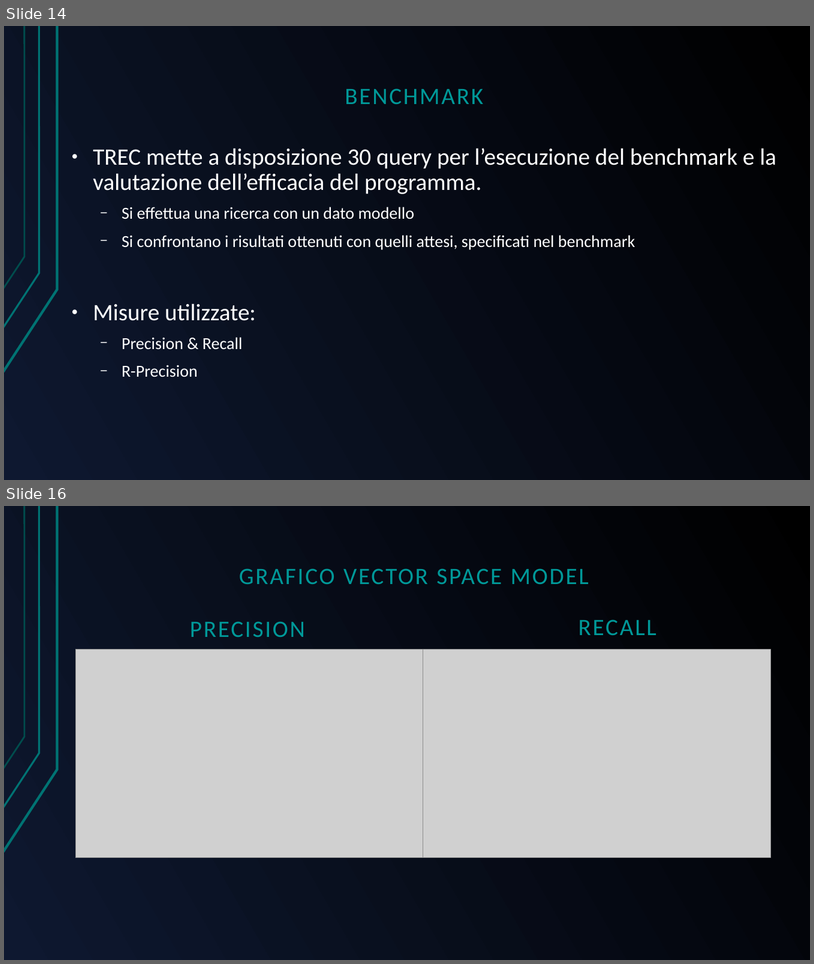
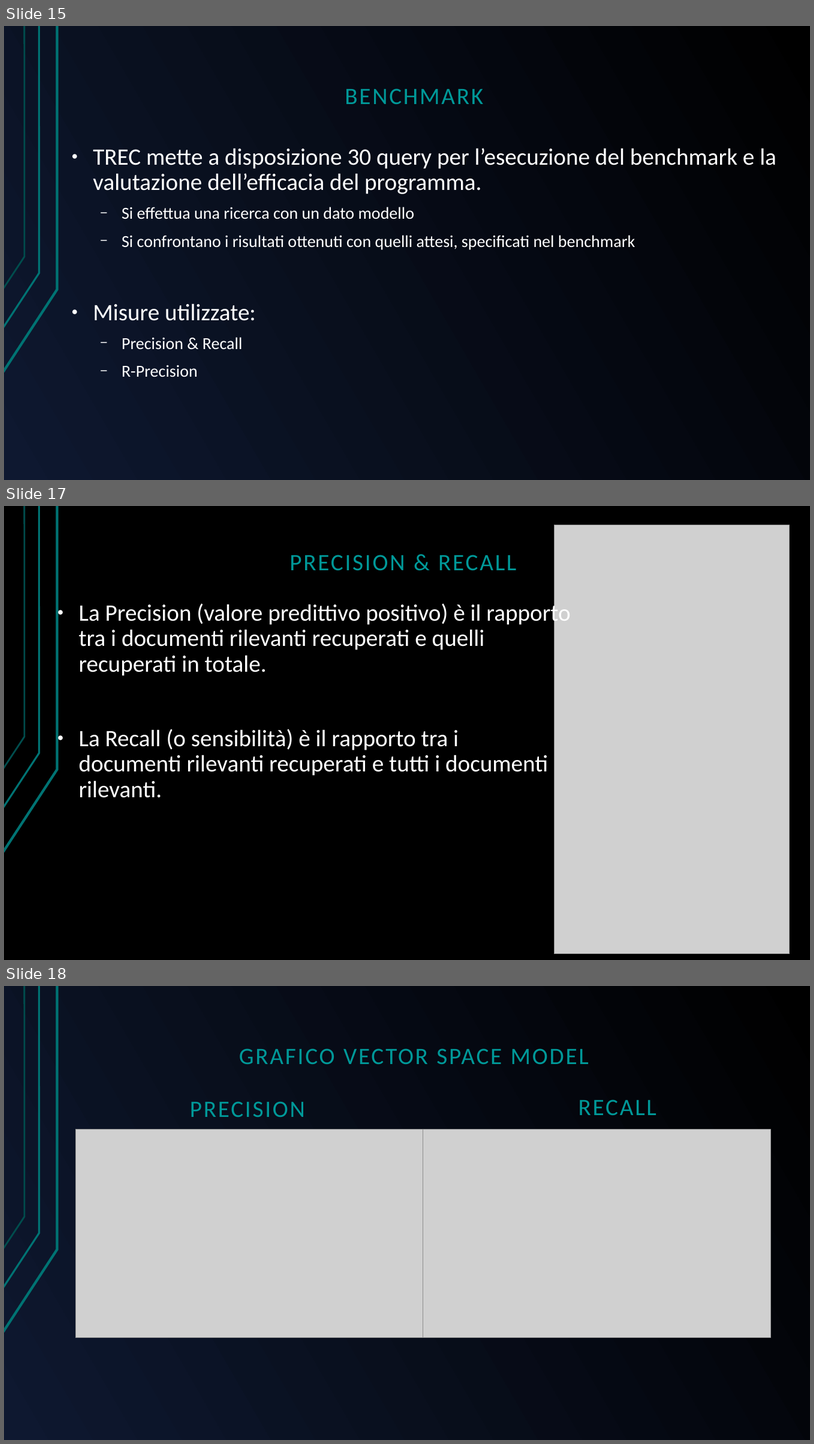
Before and after one commit to GreRagu/ProgettoGavi, a slide deck: Hegregio.odp. Shown one above the other, each under a label of ours: slides 14 and 16 before the commit, slides 15, 17 and 18 after it; the slides between them are not shown. The pictures are 814x964 and 814x1444 pixels, drawn with LibreOffice and Linux fonts; fonts in the diff are those of the drawing; grey boxes stand for pictures. Boxes give left, top, right and bottom in pixels: in the first picture for what was removed or moved away, otherwise in the second. Text is boxed around its words. In the diff, an @@ line names an element or a change of style, - is before the commit and + after.

```diff
--- a/Hegregio.odp
+++ b/Hegregio.odp
@@ slide 17 added at (4, 506, 810, 960), background #000000; not listed: 3 template elements that a slide beside it also shows @@
@@ picture added at (555, 525, 790, 953) @@
@@ text added at (290, 555, 516, 570), 28 pt, text #009999 @@
+PRECISION & RECALL
@@ text added at (79, 601, 570, 798), 28 pt, text #FFFFFF @@
+● La Precision (valore predittivo positivo) è il rapporto
+  tra i documenti rilevanti recuperati e quelli
+  recuperati in totale.
+● La Recall (o sensibilità) è il rapporto tra i
+  documenti rilevanti recuperati e tutti i documenti
+  rilevanti.
@@ what was slide 14 is now slide 15 @@
@@ what was slide 16 is now slide 18 @@
```
Also in this commit, not shown: 5 slides changed, 2 other slides added, 4 slides removed, 1 other file.
